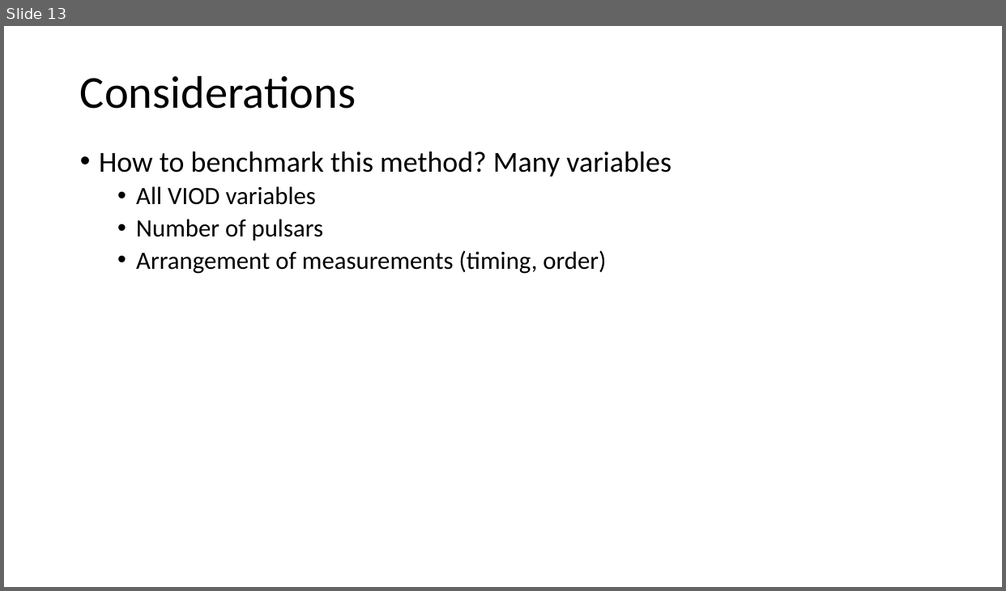
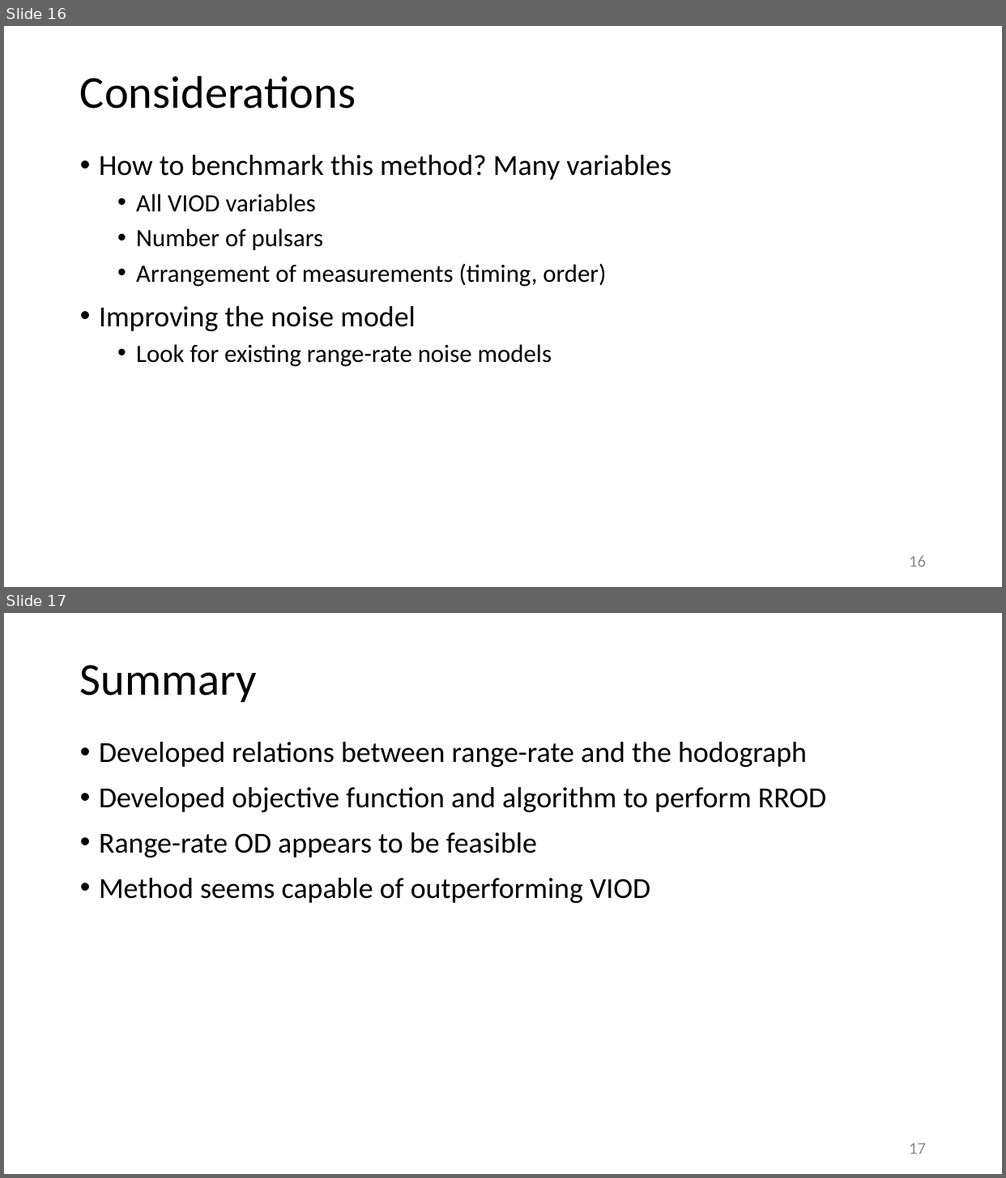
Before and after one commit to TigerHou2/xnav, a slide deck: Presentations/2021-07-12.pptx. Shown one above the other, each under a label of ours: slide 13 before the commit, slides 16 and 17 after it. The pictures are 1006x591 and 1006x1178 pixels, drawn with LibreOffice and Linux fonts; fonts in the diff are those of the drawing. Boxes give left, top, right and bottom in pixels: in the first picture for what was removed or moved away, otherwise in the second. Text is boxed around its words. In the diff, an @@ line names an element or a change of style, - is before the commit and + after.

Commit message:
Finished research presentation, added new testing data for imaginary pulsar method

```diff
--- a/Presentations/2021-07-12.pptx
+++ b/Presentations/2021-07-12.pptx
@@ slide 17 added at [4, 613, 1002, 1174], background #FFFFFF @@
@@ title added at [80, 665, 257, 702], 44 pt, text #000000 @@
+Summary
@@ text added at [99, 742, 826, 903], 28 pt, text #000000 @@
+• Developed relations between range-rate and the hodograph
+• Developed objective function and algorithm to perform RROD
+• Range-rate OD appears to be feasible
+• Method seems capable of outperforming VIOD
@@ page number added at [909, 1144, 926, 1154], 16 pt, text #8C8C8C @@
+17
@@ what was slide 13 is now slide 16 @@
@@ slide 16 changed as well @@
@@ text at [99, 155, 671, 287]: line spacing 0.9 to 1 @@
@@ text at [99, 306, 552, 367]: paragraphs added @@
+• Improving the noise model
+  • Look for existing range-rate noise models
@@ page number added at [909, 556, 926, 567], 16 pt, text #8C8C8C @@
+16
```
Also in this commit, not shown: 11 other slides changed, 3 other slides added, 3 other files.
